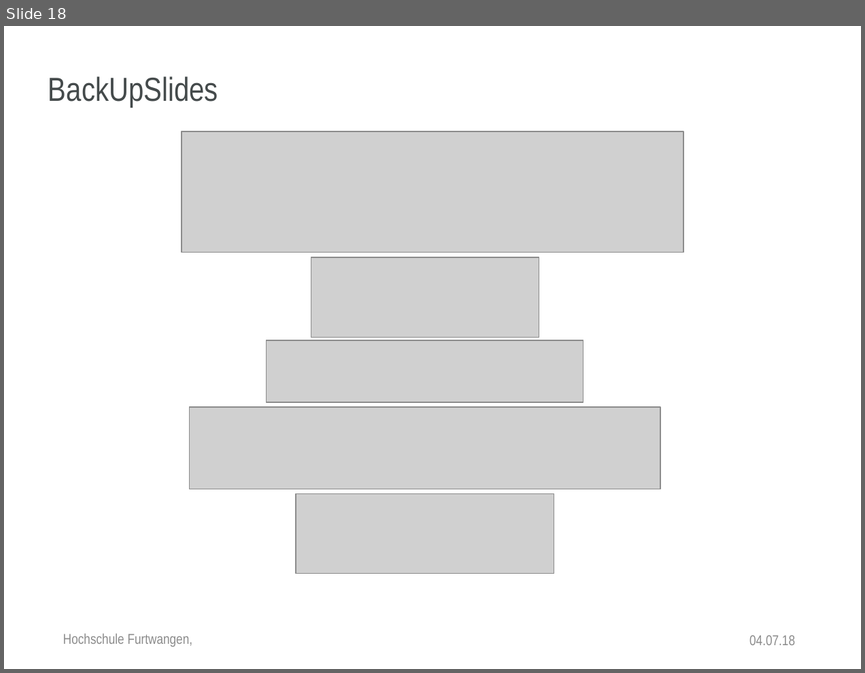
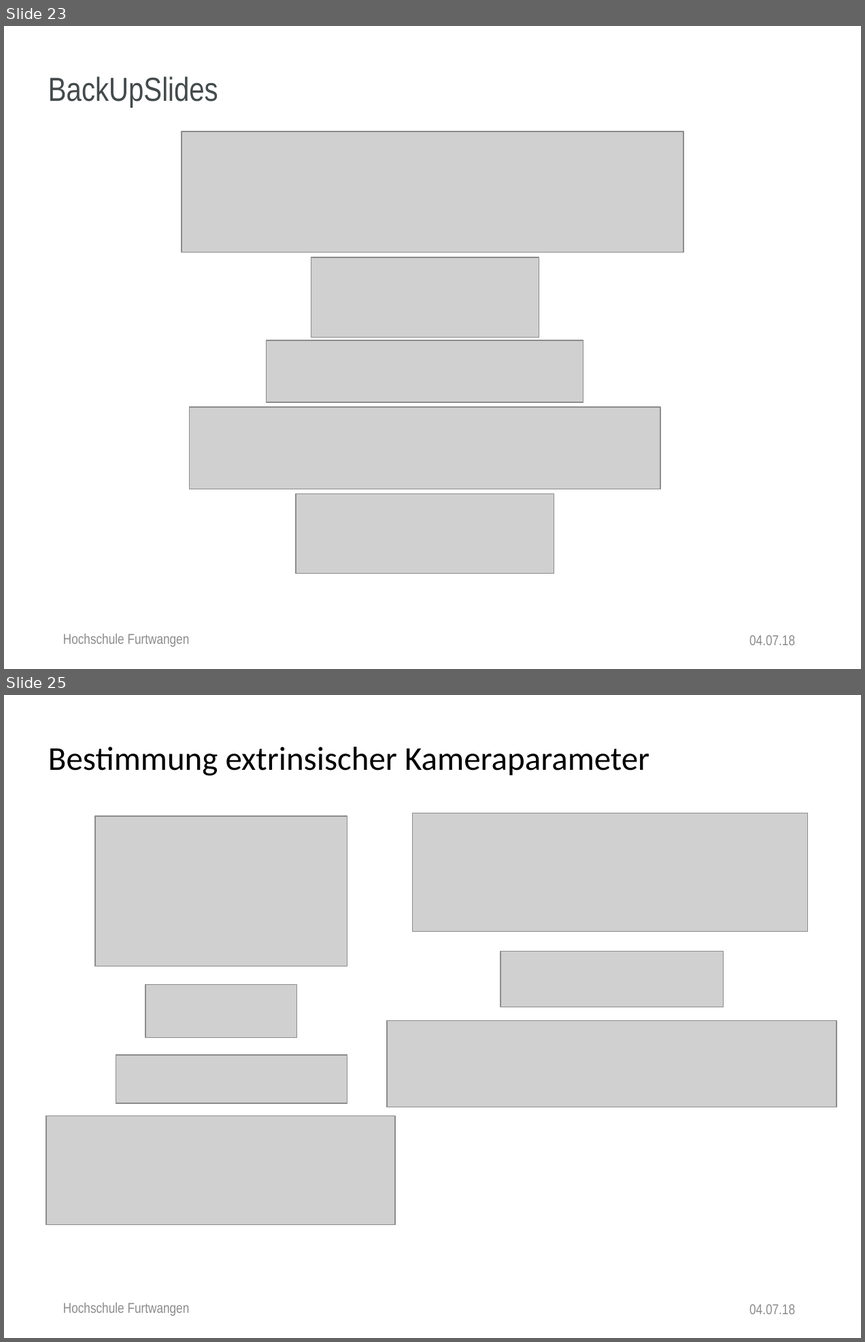
Before and after one commit to anjak610/MasterDuCC, a slide deck: Thesis/Disputation/PowerPointPresentation/V2_Dispo_HFU_Design.pptx. Shown one above the other, each under a label of ours: slide 18 before the commit, slides 23 and 25 after it; the slides between them are not shown. The pictures are 865x673 and 865x1342 pixels, drawn with LibreOffice and Linux fonts; fonts in the diff are those of the drawing; grey boxes stand for pictures; background and template pictures are left out. Boxes give left, top, right and bottom in pixels: in the first picture for what was removed or moved away, otherwise in the second. Text is boxed around its words. In the diff, an @@ line names an element or a change of style, - is before the commit and + after.

```diff
--- a/Thesis/Disputation/PowerPointPresentation/V2_Dispo_HFU_Design.pptx
+++ b/Thesis/Disputation/PowerPointPresentation/V2_Dispo_HFU_Design.pptx
@@ slide 25 added at [4,695,861,1338], background picture (left out) @@
@@ title added at [48,747,649,776], 28 pt, text #000000 @@
+Bestimmung extrinsischer Kameraparameter
@@ picture added at [95,816,347,966] @@
@@ picture added at [413,813,808,932] @@
@@ picture added at [500,951,723,1007] @@
@@ picture added at [145,984,297,1037] @@
@@ picture added at [387,1021,837,1106] @@
@@ picture added at [116,1055,347,1103] @@
@@ picture added at [46,1116,395,1225] @@
@@ page number added at [54,1248,95,1282], 12 pt, text #FFFFFF @@
+25
@@ text added at [63,1302,190,1315], 12 pt, text #8C8C8C @@
+Hochschule Furtwangen
@@ text added at [749,1304,795,1314], 12 pt, text #8C8C8C @@
+04.07.18
@@ what was slide 18 is now slide 23 @@
@@ slide 23 changed as well @@
@@ text at [63,633,190,646]: text changed @@
-Hochschule Furtwangen,
+Hochschule Furtwangen
```
Also in this commit, not shown: 22 other slides changed, 6 other slides added, 35 other files.
